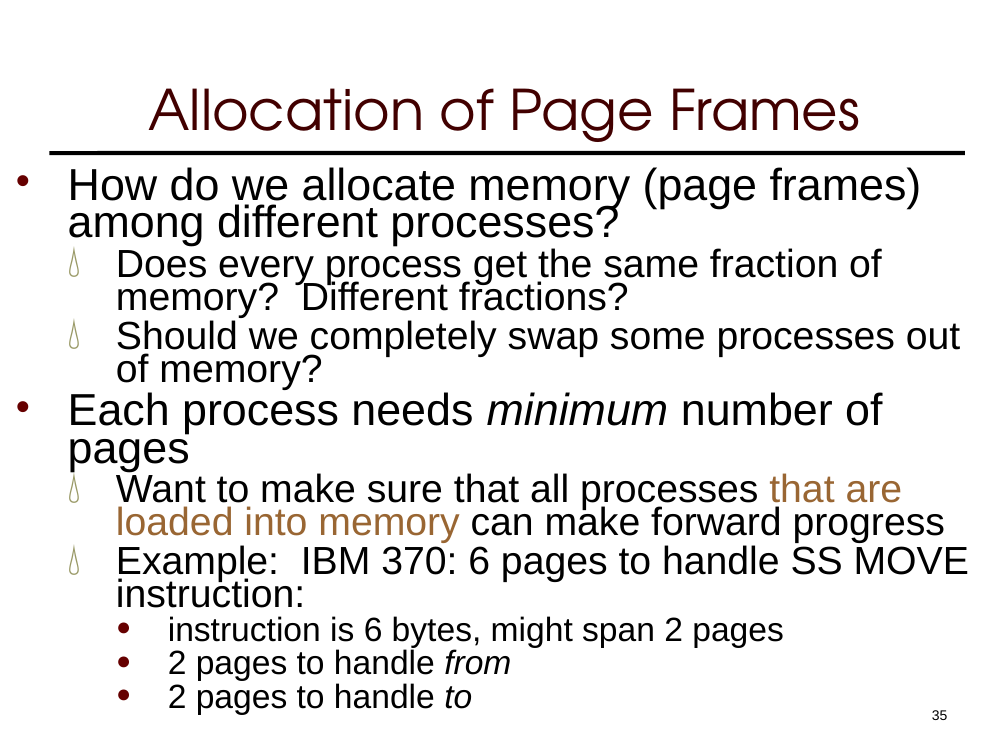
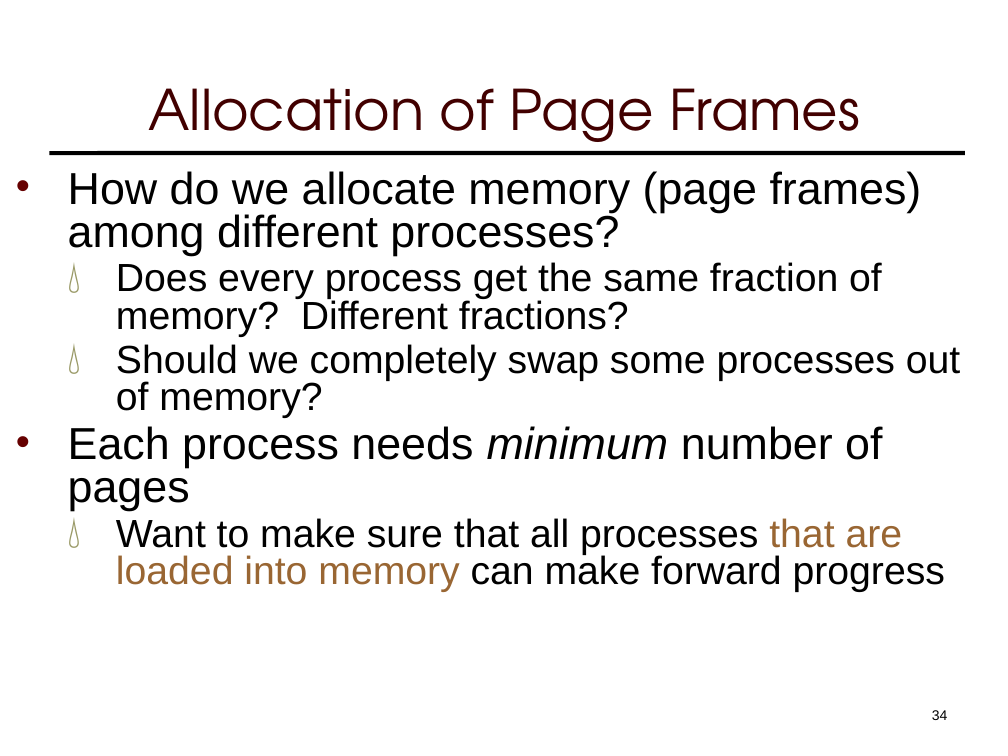
Before and after one commit to guhofstra/CSC256Fa25, a slide deck: slide 35 of PPTs/LXX-PageReplacement.pptx (slide 36 before the commit). Drawn at 1008x756 pixels with LibreOffice and Linux fonts; fonts in the diff are those of the drawing. Boxes give left, top, right and bottom in pixels: in the first picture for what was removed or moved away, otherwise in the second. Text is boxed around its words. In the diff, an @@ line names an element or a change of style, - is before the commit and + after.

```diff
--- a/PPTs/LXX-PageReplacement.pptx
+++ b/PPTs/LXX-PageReplacement.pptx
@@ text "How do we allocate memory ..." at [68,171,960,592]: line spacing 0.7 to 0.8 @@
@@ text at [116,545,969,715]: paragraphs removed @@
-  💧 Example: IBM 370: 6 pages to handle SS MOVE instruction:
-    ● instruction is 6 bytes, might span 2 pages
-    ● 2 pages to handle from
-    ● 2 pages to handle to
@@ page number at [932,710,948,720]: text changed @@
-35
+34
```
Also in this commit, not shown: 1 other slide changed, 1 slide removed, 35 other files.
